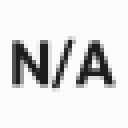
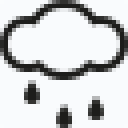
Two versions of the same layered image (128×128). Layer-by-layer changes:
hid "45.svg" over [0, 0, 128, 128]
showed "18.svg" over [0, 0, 128, 128]
